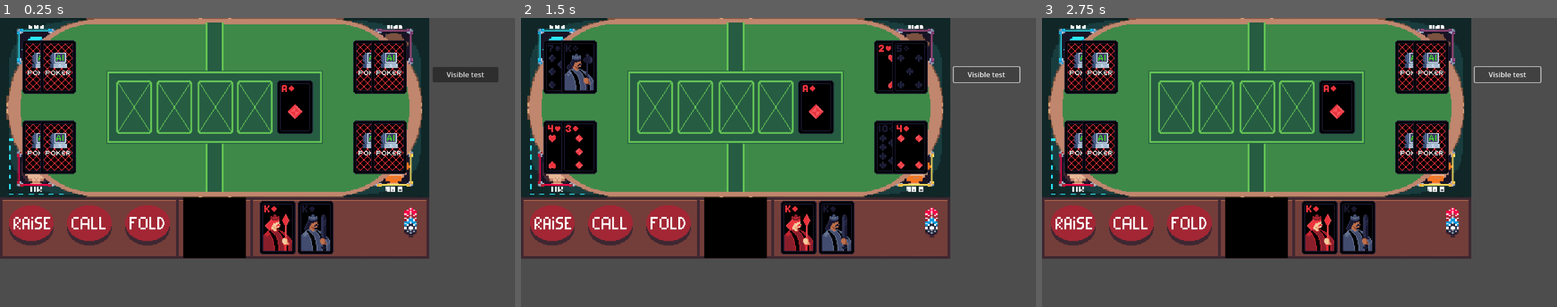
Above: before the commit, frames 1-3 (left to right).
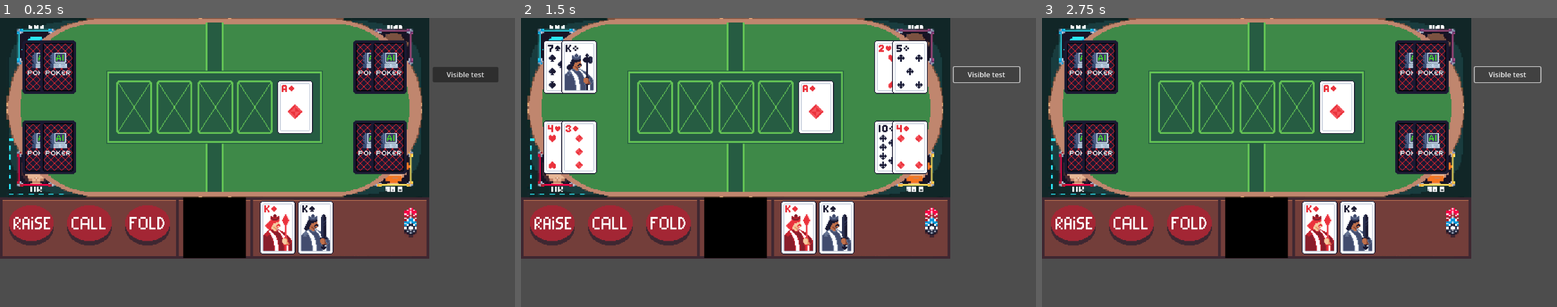
Above: after the commit, the same moments.

Repository: DrRGBaum/PokerAI
Game: Godot game, scene res://scenes/kevin_was_here.tscn
The game is run twice, just before and just after one commit, with the same random seed, the same clock (stepped at 60 frames per second) and the same inputs.
Inputs:
- Up to frame 1 (0.25 s): no input
- Up to frame 2 (1.5 s): click "Visible test" at 0.5 s; click "Visible test" at 1.25 s
- Up to frame 3 (2.75 s): click "Visible test" at 2 s

The runs differ from the first frame. In frame 1, 7.8% of the frame differs, in the area x 4-79%, y 8-82%; in frame 2, 8.8%; in frame 3, 7.8%.

Commit message:
happy its woorking a bit more

Diff:
--- a/scenes/card.tscn
+++ b/scenes/card.tscn
@@ -1,6 +1,6 @@
 [gd_scene load_steps=3 format=3 uid="uid://okvdo5etcrma"]
 
-[ext_resource type="Texture2D" uid="uid://bsustki1y5k7" path="res://assets/PixelCardsDark.png" id="1_jevle"]
+[ext_resource type="Texture2D" uid="uid://citrhexvms2yc" path="res://assets/PixelCards.png" id="1_3jy3d"]
 
 [sub_resource type="GDScript" id="GDScript_f4ry0"]
 script/source = "extends Node2D
@@ -45,6 +45,6 @@
 
 [node name="PixelPokerTest" type="Sprite2D" parent="."]
 scale = Vector2(2, 2)
-texture = ExtResource("1_jevle")
+texture = ExtResource("1_3jy3d")
 region_enabled = true
 region_rect = Rect2(0, 0, 40, 60)
